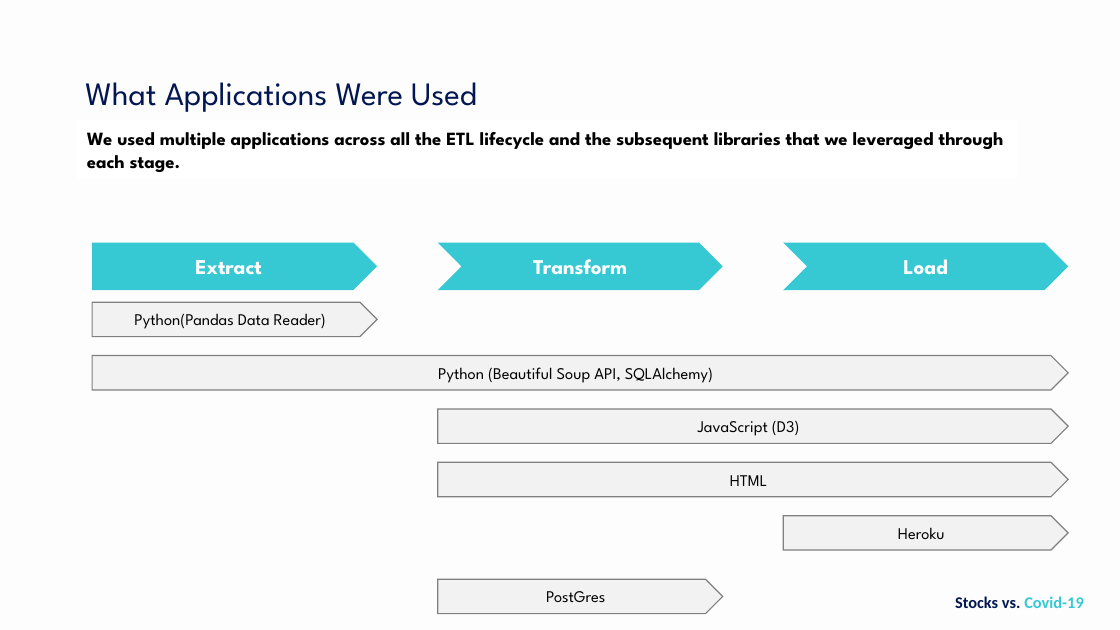
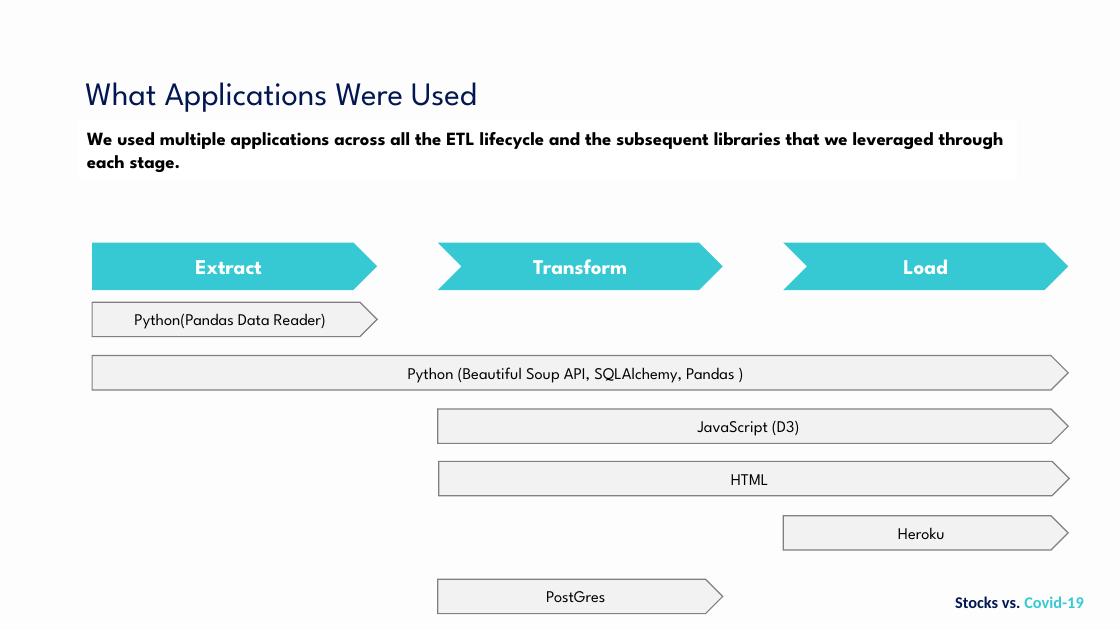
Before and after one commit to NikitaCase/stocks-vs-covid, a slide deck: slide 4 of stocksvscovid/Project 3 V1.pptx. Drawn at 1120x630 pixels with LibreOffice and Linux fonts; fonts in the diff are those of the drawing; background and template pictures are left out. Boxes give left, top, right and bottom in pixels: in the first picture for what was removed or moved away, otherwise in the second. Text is boxed around its words. In the diff, an @@ line names an element or a change of style, - is before the commit and + after.

```diff
--- a/stocksvscovid/Project 3 V1.pptx
+++ b/stocksvscovid/Project 3 V1.pptx
@@ text in pentagon arrow at box(408, 367, 734, 383): text changed @@
-Python (Beautiful Soup API, SQLAlchemy)
+Python (Beautiful Soup API, SQLAlchemy, Pandas )
```
Also in this commit, not shown: 8 other slides changed.
